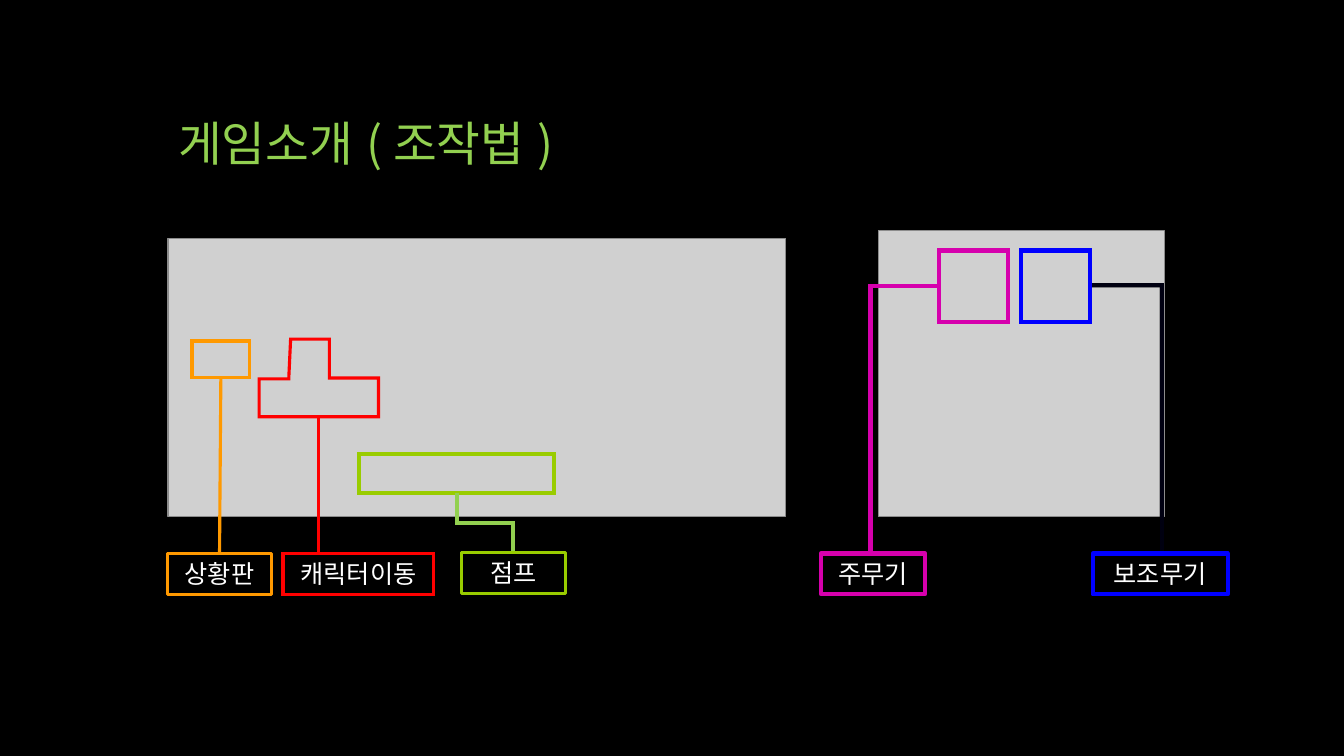
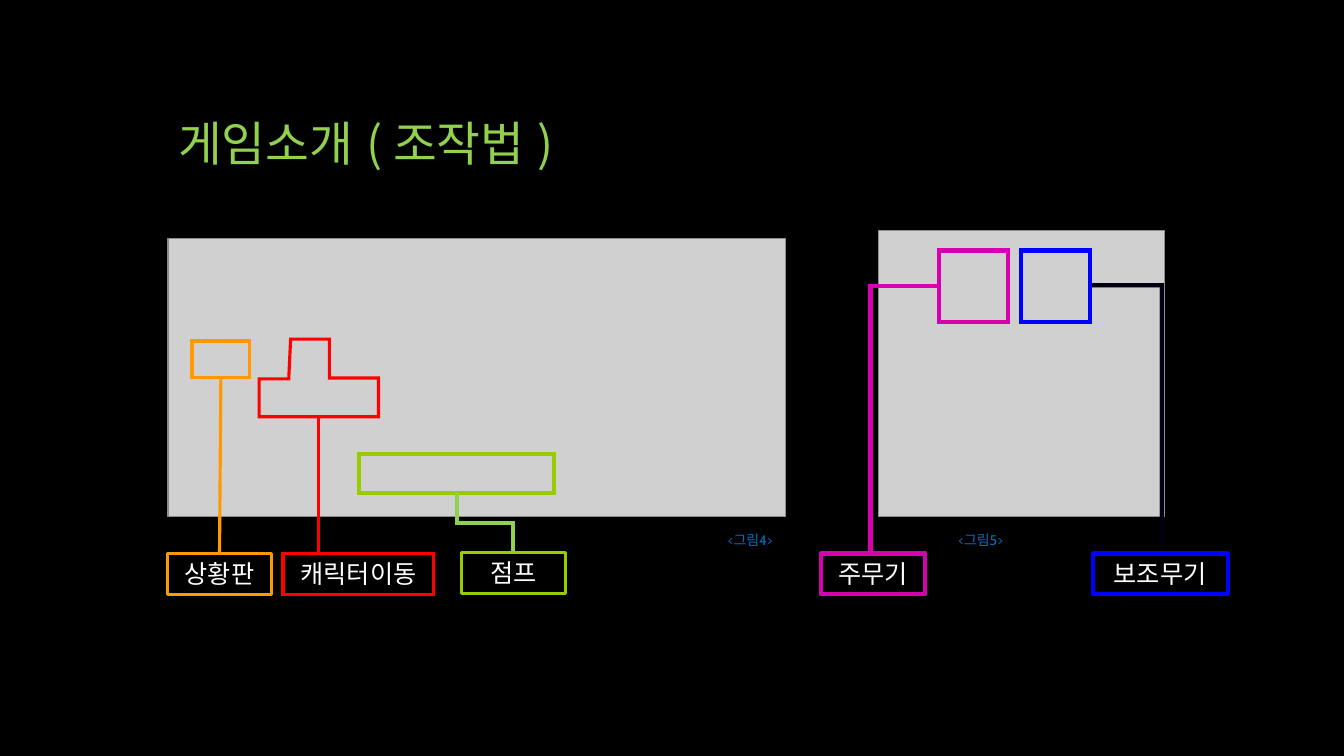
Before and after one commit to qwert830/SP, a slide deck: slide 7 of 기획/UTB (Unknown Team Battle).pptx (slide 6 before the commit). Drawn at 1344x756 pixels with LibreOffice and Linux fonts; fonts in the diff are those of the drawing; grey boxes stand for pictures. Boxes give left, top, right and bottom in pixels: in the first picture for what was removed or moved away, otherwise in the second. Text is boxed around its words. In the diff, an @@ line names an element or a change of style, - is before the commit and + after.

```diff
--- a/기획/UTB (Unknown Team Battle).pptx
+++ b/기획/UTB (Unknown Team Battle).pptx
@@ text added at (x1=728, y1=533, x2=773, y2=546), 10 pt, text #0070C0 @@
+<그림4>
@@ text added at (x1=958, y1=533, x2=1003, y2=546), 10 pt, text #0070C0 @@
+<그림5>
```
Also in this commit, not shown: 5 other slides changed, 1 slide added.
